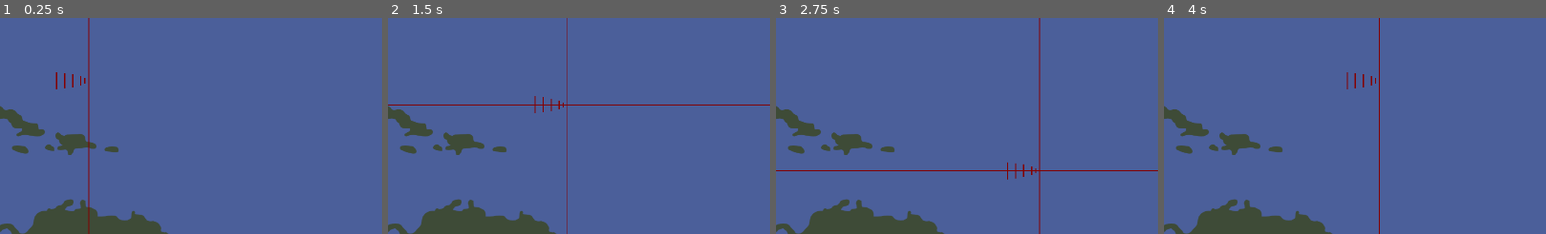
Above: before the commit, frames 1-4 (left to right).
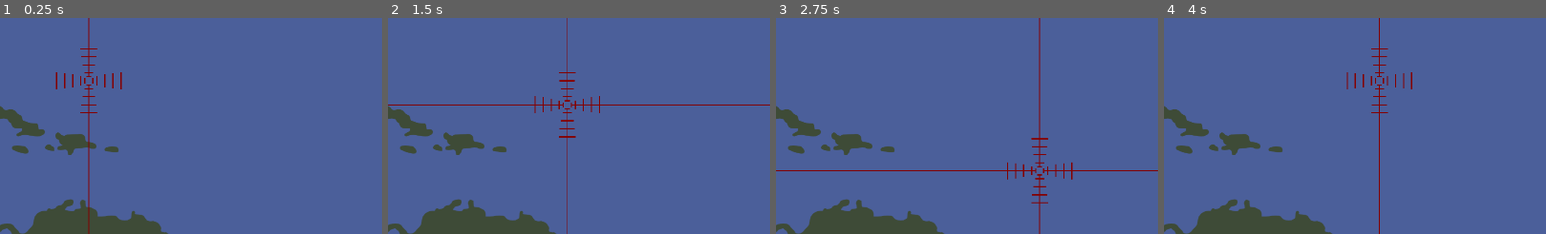
Above: after the commit, the same moments.

Repository: nschrag/BigHurricaneHunter
Game: Godot game, scene res://Map02.tscn
The game is run twice, just before and just after one commit, with the same random seed, the same clock (stepped at 60 frames per second) and the same inputs.
Inputs:
- Up to frame 1 (0.25 s): no input
- Up to frame 2 (1.5 s): hold Right (ui_right) 0.53-1.28 s; hold Down (ui_down) from 1.28 s (still down)
- Up to frame 3 (2.75 s): release Down (ui_down) at 2.03 s; hold Right (ui_right) from 2.03 s (still down)
- Up to frame 4 (4 s): release Right (ui_right) at 2.78 s; hold Up (ui_up) 2.78-3.53 s; hold Left (ui_left) from 3.53 s (still down)
The pictures show only the part of the screen within x 38-88%, y 35-85%; the shares and areas given below are measured in that part.

The runs differ from the first frame. In frame 1, 0.3% of the frame differs, in the area x 21-32%, y 14-45%; in frame 2, 0.3%; in frame 3, 0.4%, in the area x 66-78%, y 55-86%; in frame 4, 0.3%.

Commit message:
Improved reticule
- hashes on all sides
- center is open

Diff:
--- a/Reticule.gd
+++ b/Reticule.gd
@@ -5,9 +5,12 @@
 @export var hurricane_parent: Node2D
 
 @onready var horizontal = $Horizontal
+@onready var horizontal_left: Line2D = $Horizontal/Horizontal_L
+@onready var horizontal_right: Line2D = $Horizontal/Horizontal_R
 @onready var vertical = $Vertical
+@onready var vertical_up: Line2D = $Vertical/Vertical_U
+@onready var vertical_down: Line2D = $Vertical/Vertical_D
 @onready var center = $Center
-
 
 signal charge_level_changed(value: int)
 
@@ -34,7 +37,11 @@
 
 	center.position += input_vector * get_speed() * delta
 	horizontal.position = Vector2(0, center.position.y)
+	horizontal_left.points[0].x = center.position.x - 10
+	horizontal_right.points[0].x = center.position.x + 10
 	vertical.position = Vector2(center.position.x, 0)
+	vertical_up.points[0].y = center.position.y - 10
+	vertical_down.points[0].y = center.position.y + 10
 
 	if Input.is_action_pressed("fire"):
 		charge += charge_rate * delta
--- a/Reticule.tscn
+++ b/Reticule.tscn
@@ -6,19 +6,36 @@
 [node name="Reticule" type="Node2D"]
 script = ExtResource("1_0cdfs")
 
-[node name="Horizontal" type="Line2D" parent="."]
+[node name="Horizontal" type="Node2D" parent="."]
+
+[node name="Horizontal_L" type="Line2D" parent="Horizontal"]
 z_index = 1
-points = PackedVector2Array(-960, 0, 960, 0)
+points = PackedVector2Array(-10, 0, -960, 0)
 width = 2.0
 default_color = Color(0.521569, 0, 0, 1)
 
-[node name="Vertical" type="Line2D" parent="."]
+[node name="Horizontal_R" type="Line2D" parent="Horizontal"]
 z_index = 1
-points = PackedVector2Array(0, -540, 0, 540)
+points = PackedVector2Array(10, 0, 960, 0)
+width = 2.0
+default_color = Color(0.521569, 0, 0, 1)
+
+[node name="Vertical" type="Node2D" parent="."]
+
+[node name="Vertical_D" type="Line2D" parent="Vertical"]
+z_index = 1
+points = PackedVector2Array(0, 10, 0, 540)
+width = 2.0
+default_color = Color(0.521569, 0, 0, 1)
+
+[node name="Vertical_U" type="Line2D" parent="Vertical"]
+z_index = 1
+points = PackedVector2Array(0, -10, 0, -540)
 width = 2.0
 default_color = Color(0.521569, 0, 0, 1)
 
 [node name="Center" type="Node2D" parent="."]
+z_index = 1
 
 [node name="HHash0" type="Line2D" parent="Center"]
 position = Vector2(-10, 0)
--- a/ReticuleHash.gd
+++ b/ReticuleHash.gd
@@ -2,9 +2,36 @@
 
 @export var charge_level: int = 1
 @onready var initial_color = default_color
+var copies: Array[Line2D]
+
+func _ready() -> void:
+	copies = [ Line2D.new(), Line2D.new(), Line2D.new() ]
+	for line in copies:
+		line.default_color = default_color
+		line.width = width
+
+	copies[0].position = Vector2(-position.x, position.y)
+	copies[0].add_point(points[0])
+	copies[0].add_point(points[1])
+	add_sibling.call_deferred(copies[0])
+
+	copies[2].rotation = PI / 2
+	copies[2].position = Vector2(position.y, position.x)
+	copies[2].add_point(points[0])
+	copies[2].add_point(points[1])
+	add_sibling.call_deferred(copies[2])
+
+	copies[1].rotation = PI / 2
+	copies[1].position = Vector2(position.y, -position.x)
+	copies[1].add_point(points[0])
+	copies[1].add_point(points[1])
+	add_sibling.call_deferred(copies[1])
 
 func _on_charge_level_changed(value: int):
 	if charge_level <= value:
 		default_color = Color.RED
 	else:
 		default_color = initial_color
+
+	for line in copies:
+		line.default_color = default_color
